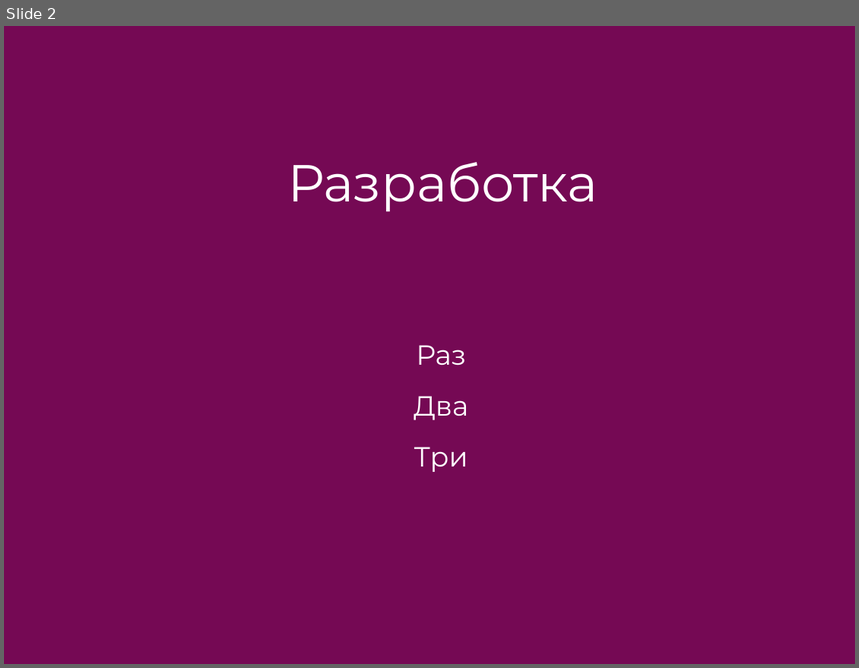
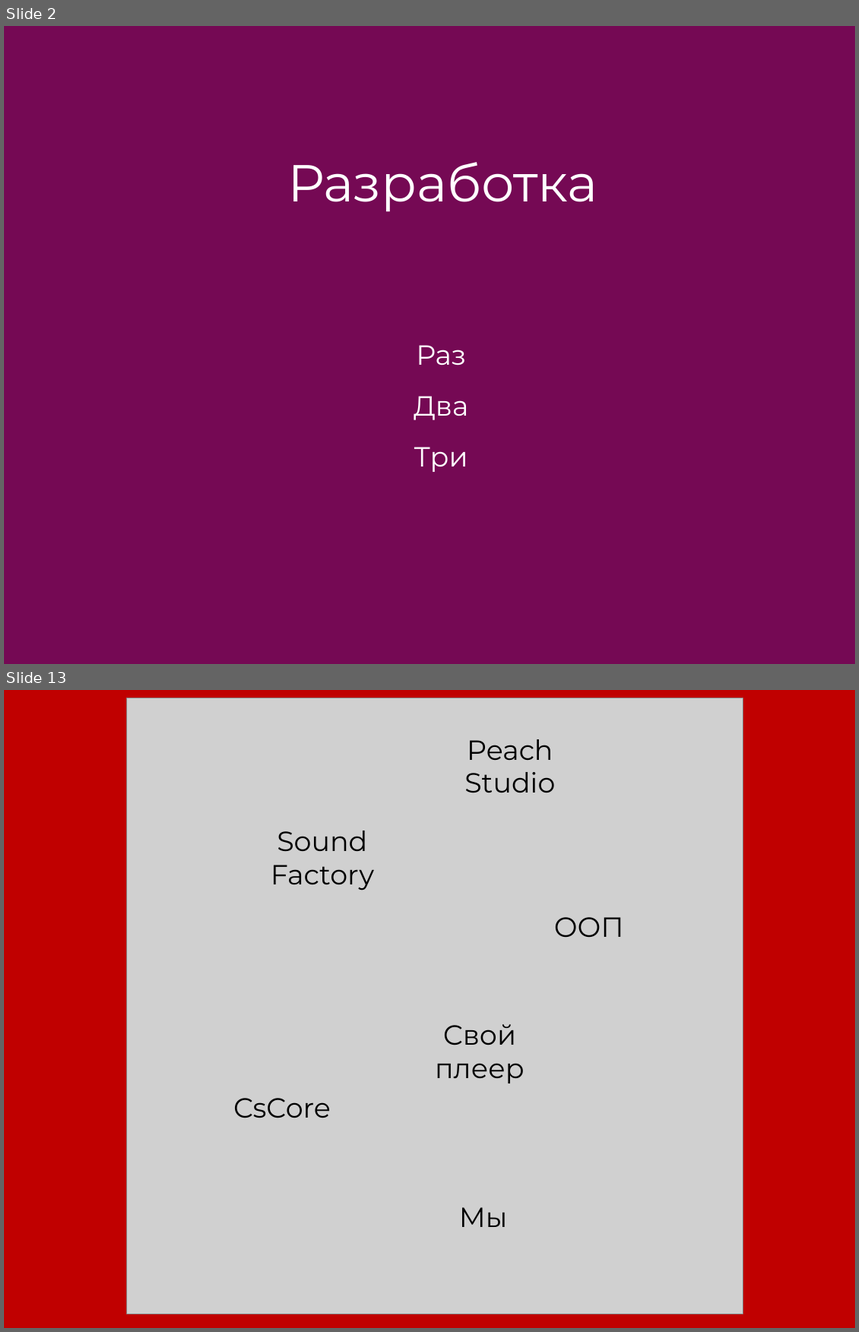
Before and after one commit to Nightblade73/SimpleAudioEditor, a slide deck: PP.pptx. Shown one above the other, each under a label of ours: slide 2 before the commit, slides 2 and 13 after it; the slides between them are not shown. The pictures are 859x668 and 859x1332 pixels, drawn with LibreOffice and Linux fonts; fonts in the diff are those of the drawing; grey boxes stand for pictures. Boxes give left, top, right and bottom in pixels: in the first picture for what was removed or moved away, otherwise in the second. Text is boxed around its words. In the diff, an @@ line names an element or a change of style, - is before the commit and + after.

```diff
--- a/PP.pptx
+++ b/PP.pptx
@@ slide 13 added at (4,690,855,1328), background #C00000 @@
@@ picture added at (127,698,743,1314) @@
@@ text added at (465,739,555,793), 23.4 pt, text #000000 @@
+Peach Studio
@@ text added at (271,831,374,891), 23.4 pt, text #000000 @@
+Sound Factory
@@ text added at (554,917,624,938), 23.4 pt, text #000000 @@
+ООП
@@ text added at (435,1024,525,1084), 23.4 pt, text #000000 @@
+Свой плеер
@@ text added at (234,1098,331,1119), 23.4 pt, text #000000 @@
+CsCore
@@ text added at (459,1208,508,1227), 23.4 pt, text #000000 @@
+Мы
```
Also in this commit, not shown: 1 slide changed, 13 other slides added, 1 other file.
